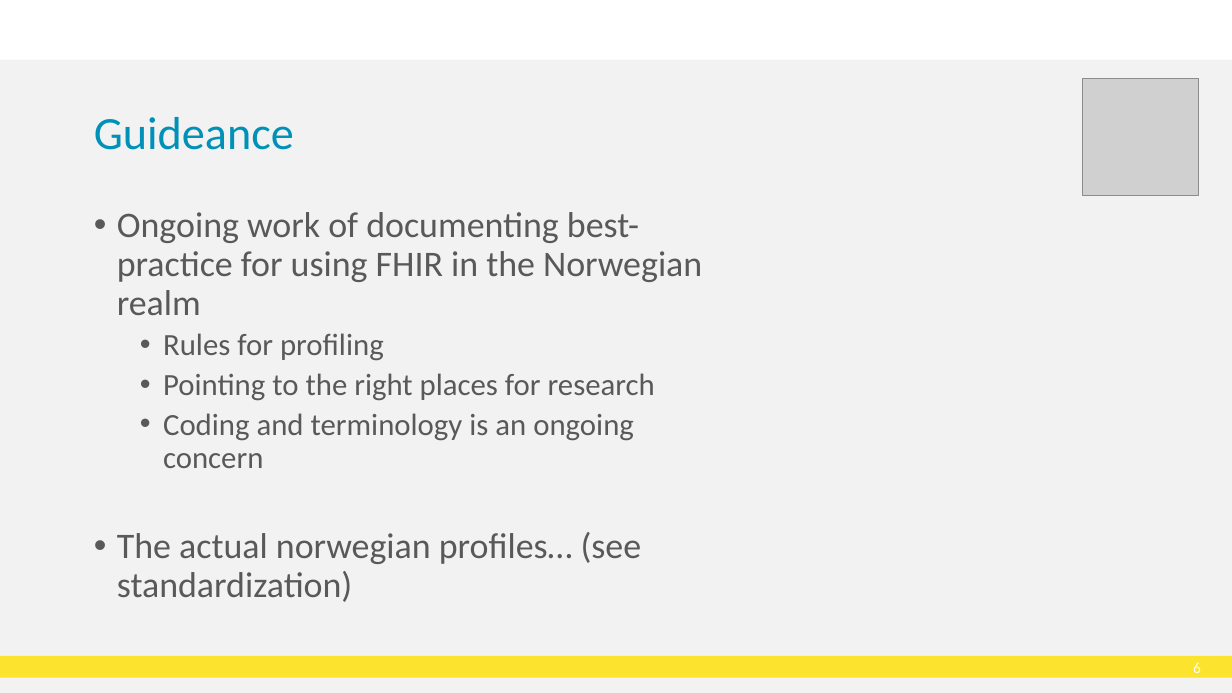
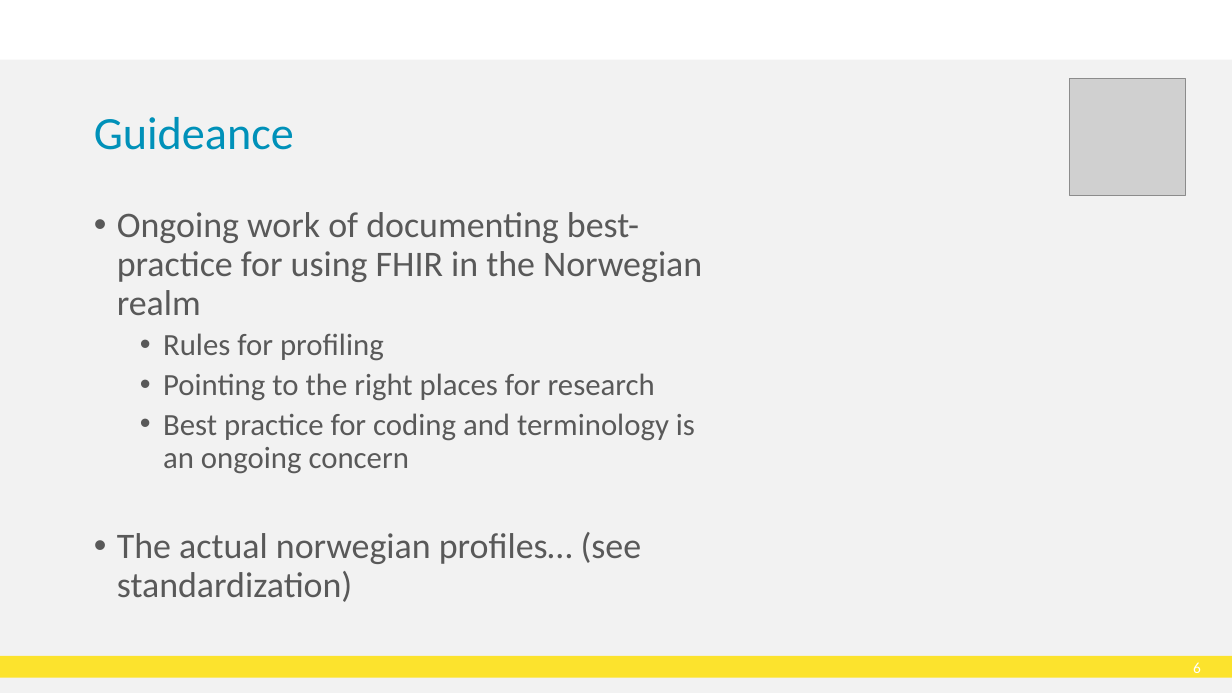
Before and after one commit to HL7Norway/best-practice, a slide deck: slide 7 of docs/presentasjoner/DD23_CT_230508_Thomas_Tveit_Rosenlund_FHIR-in-Norway.pptx. Drawn at 1232x693 pixels with LibreOffice and Linux fonts; fonts in the diff are those of the drawing; grey boxes stand for pictures; background and template pictures are left out. Boxes give left, top, right and bottom in pixels: in the first picture for what was removed or moved away, otherwise in the second. Text is boxed around its words. In the diff, an @@ line names an element or a change of style, - is before the commit and + after.

```diff
--- a/docs/presentasjoner/DD23_CT_230508_Thomas_Tveit_Rosenlund_FHIR-in-Norway.pptx
+++ b/docs/presentasjoner/DD23_CT_230508_Thomas_Tveit_Rosenlund_FHIR-in-Norway.pptx
@@ picture: place and size @@
-picture at (1083,79,1200,195)
+picture at (1069,79,1186,195)
@@ text at (163,413,695,474): text changed @@
-  • Coding and terminology is an ongoing concern
+  • Best practice for coding and terminology is an ongoing concern
```
Also in this commit, not shown: 4 other slides changed.
